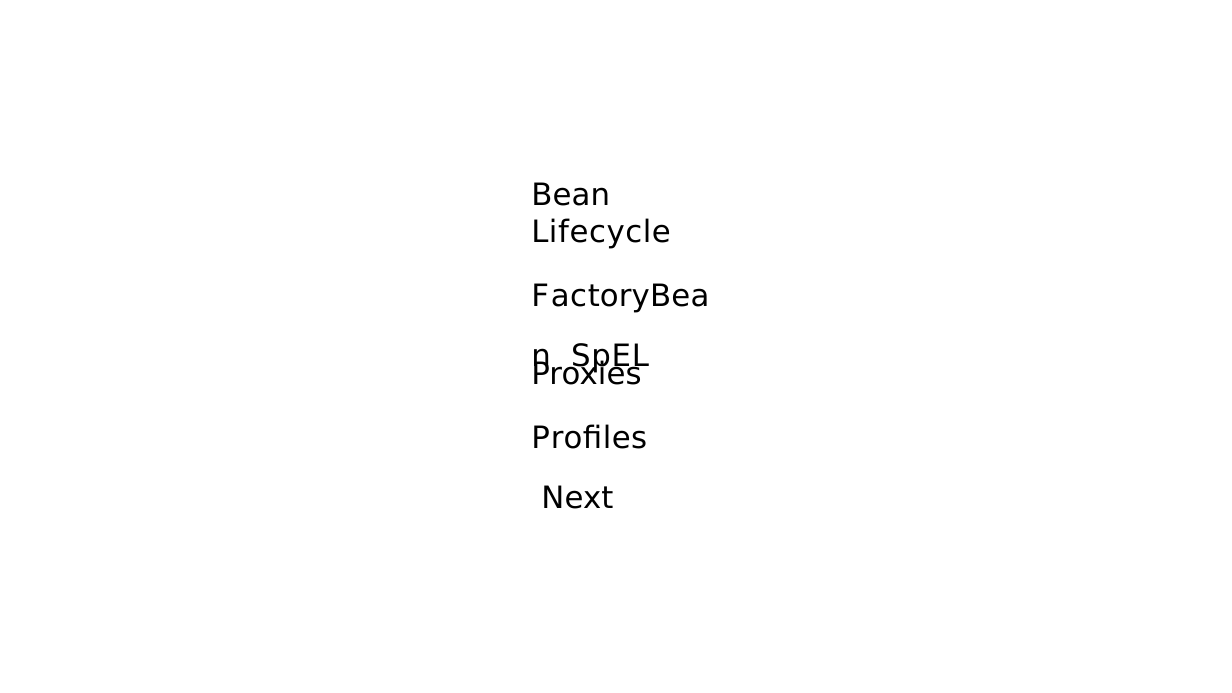
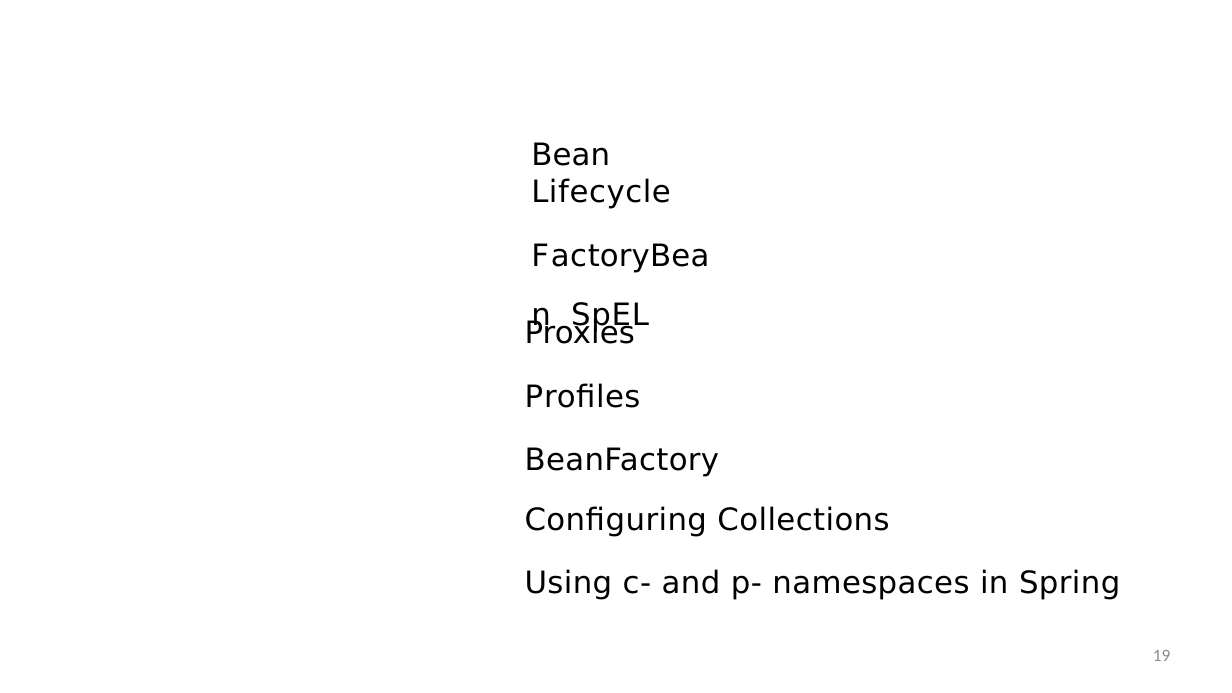
Before and after one commit to StevenJoseph19/JEE-DevOps, a slide deck: slide 19 of 2. Spring 5.0/Day 3/Slides/7. Advanced Bean Configuration/advanced-bean-configuration.pptx (slide 8 before the commit). Drawn at 1232x693 pixels with LibreOffice and Linux fonts; fonts in the diff are those of the drawing; background and template pictures are left out. Boxes give left, top, right and bottom in pixels: in the first picture for what was removed or moved away, otherwise in the second. Text is boxed around its words. In the diff, an @@ line names an element or a change of style, - is before the commit and + after.

```diff
--- a/2. Spring 5.0/Day 3/Slides/7. Advanced Bean Configuration/advanced-bean-configuration.pptx
+++ b/2. Spring 5.0/Day 3/Slides/7. Advanced Bean Configuration/advanced-bean-configuration.pptx
@@ text "Bean Lifecycle": place and size @@
-text "Bean Lifecycle" at (531,182,671,373)
+text "Bean Lifecycle" at (531,142,671,332)
@@ text "Proxies": place and size @@
-text "Proxies" at (531,359,647,509)
+text "Proxies" at (525,318,1120,600)
@@ text at (525,383,1120,600): text changed @@
-Profiles Next
+Profiles
+BeanFactory
+Configuring Collections
+Using c- and p- namespaces in Spring
@@ page number added at (1153,650,1171,661), 18 pt, text #8C8C8C @@
+19
```
Also in this commit, not shown: 7 other slides changed, 11 slides added, 38 other files.
